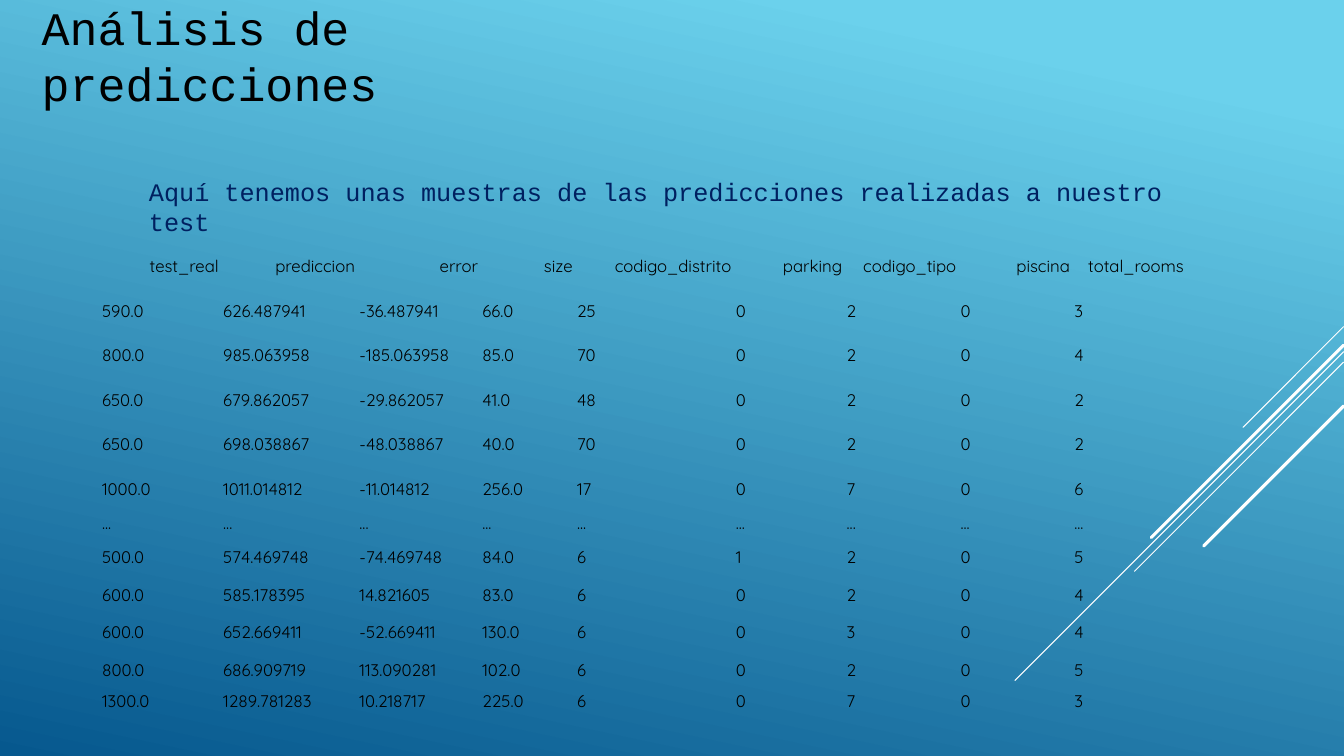
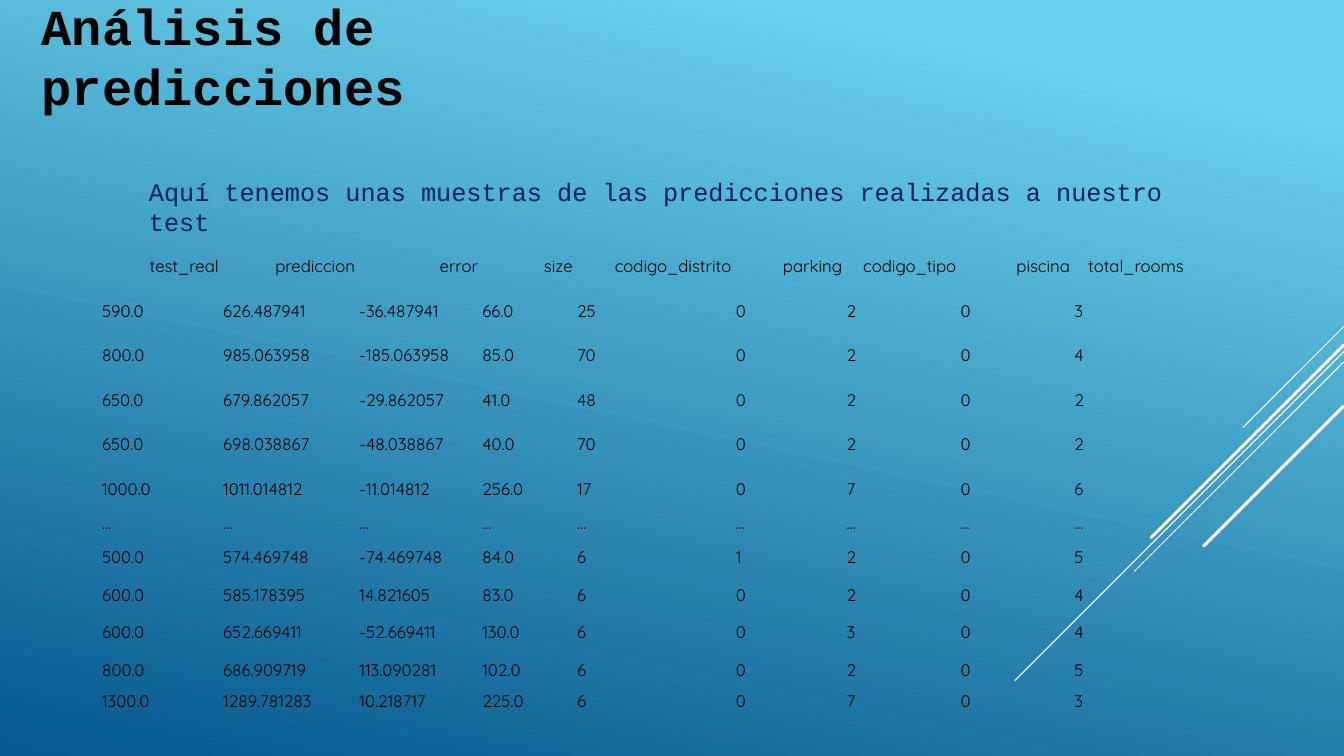
Before and after one commit to ManuelRF86/proyecro_ML_alquiler, a slide deck: slide 15 of docs/ds.pptx. Drawn at 1344x756 pixels with LibreOffice and Linux fonts; fonts in the diff are those of the drawing. Boxes give left, top, right and bottom in pixels: in the first picture for what was removed or moved away, otherwise in the second. Text is boxed around its words. In the diff, an @@ line names an element or a change of style, - is before the commit and + after.

```diff
--- a/docs/ds.pptx
+++ b/docs/ds.pptx
@@ text "Análisis de predicciones" at box(42, 8, 405, 116): size 33.3 to 36 pt, bold on @@
```
Also in this commit, not shown: 5 other slides changed.
